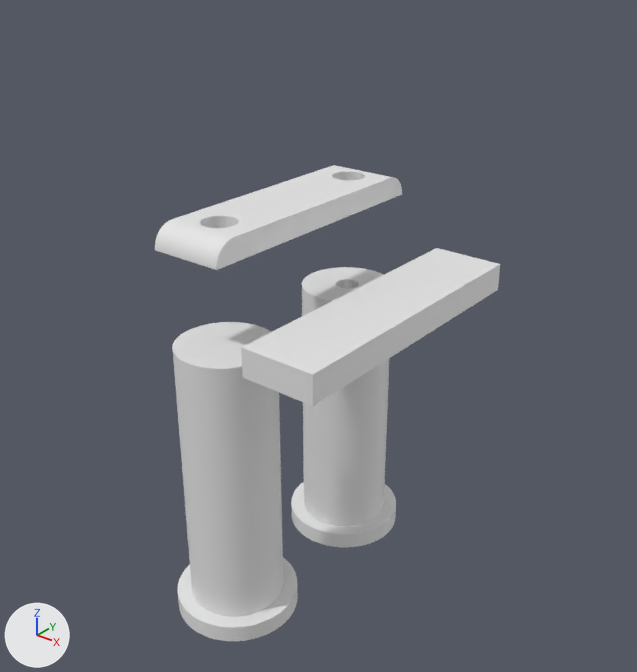
Before and after pictures for a commit that changed the Blender file gym/bar-holder/bar-holder.blend.
Before and after are seen from a 50 mm camera at (14.06, -16.39, 17.36) aimed at (0.09, 1.08, 6.52). Lighting does not change. The marker at lower left points along +X, +Y and +Z.

Before the edit, the objects in view are built like this:
```python
ob_1_inch = bpy.data.objects.new('1 Inch', me_cylinder)
ob_1_inch.location = (0.0, -2.5, 0.0)
ob_cube = bpy.data.objects.new('Cube', me_cube_004)
ob_cube.location = (2.0, 0.0, 8.0)
ob_cube.scale = (1.0, 4.0, 0.375)
ob_cube_001 = bpy.data.objects.new('Cube.001', me_cube_002)
ob_cube_001.location = (0.0, 0.0, 10.49)
ob_m5_ruthex = bpy.data.objects.new('M5 Ruthex', me_cylinder_006)
ob_m5_ruthex.location = (0.0, -2.5, 7.63)
ob_m5_screw_head = bpy.data.objects.new('M5 Screw Head', me_cylinder_001)
ob_m5_screw_head.location = (0.0, -2.5, 10.8)
# also in view: 'Cap 1 Inch Cylinder' at (0.0, 0.0, -0.25)
```
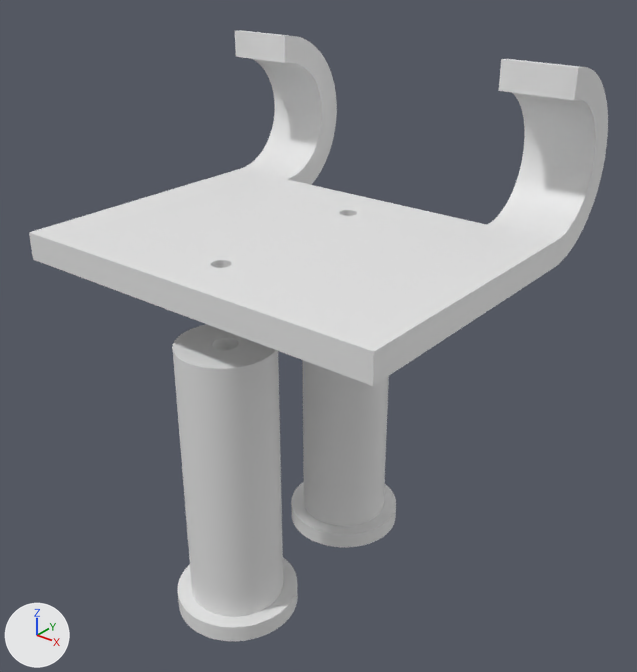
ob_m5_screw_head is not drawn itself; it is used by a modifier of ob_cube_001.

Boxes [x1, y1, x2, y2] around the edits, measured in the pictures (637 x 672 px):
'Cube', moved, rescaled (58% wider, 13% taller): before [241, 248, 500, 406]; after [77, 179, 486, 357]
'Bar Holder', added: after [29, 30, 608, 386]
'Cube.001', hidden: before [155, 165, 402, 270]
'M5 Ruthex', hidden: before [212, 338, 239, 350]

What the commit changed:
Mesh me_cube_001 is new.
It has 520 vertices, 518 faces and spans x 0.0..2.0, y -4.0..6.5, z 0.0..5.0.
Object 'Cube.001' (ob_cube_001) moves from (0.0, 0.0, 10.49) to (0.0, 0.0, 15.49).
Object 'Cube.001' (ob_cube_001) is now hidden.
Object 'Cube' (ob_cube) moves from (2.0, 0.0, 8.0) to (-3.5, 0.0, 9.0).
Object 'Cube' (ob_cube) is rescaled from (1.0, 4.0, 0.375) to (3.5, 4.0, 0.375).
Object 'M5 Ruthex' (ob_m5_ruthex) is now hidden.
Object 'M5 Screw Head' (ob_m5_screw_head) moves from (0.0, -2.5, 10.8) to (0.0, -2.5, 15.8).
Object 'Bar Holder' (ob_bar_holder) is new; it shows me_cube_001.
Its location is (3.5, 0.0, 9.0).
It gains a MIRROR modifier named 'Mirror'.
Modifier setting: mirror_object = ob_center.
